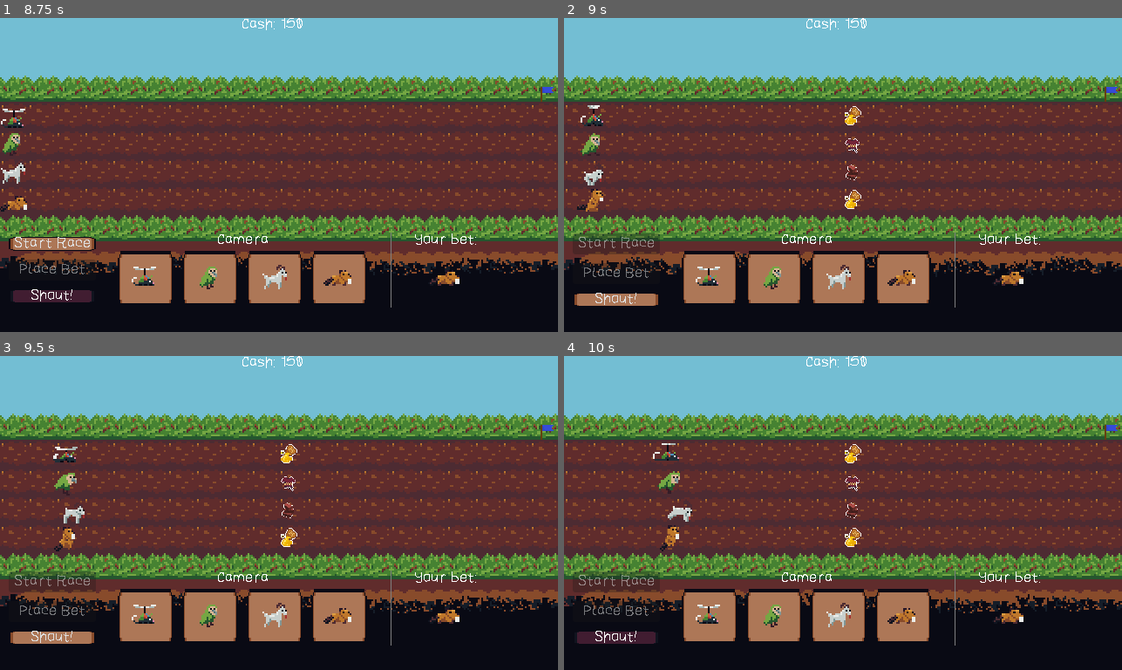
Above: before the commit, frames 1-4 (two rows, left to right).
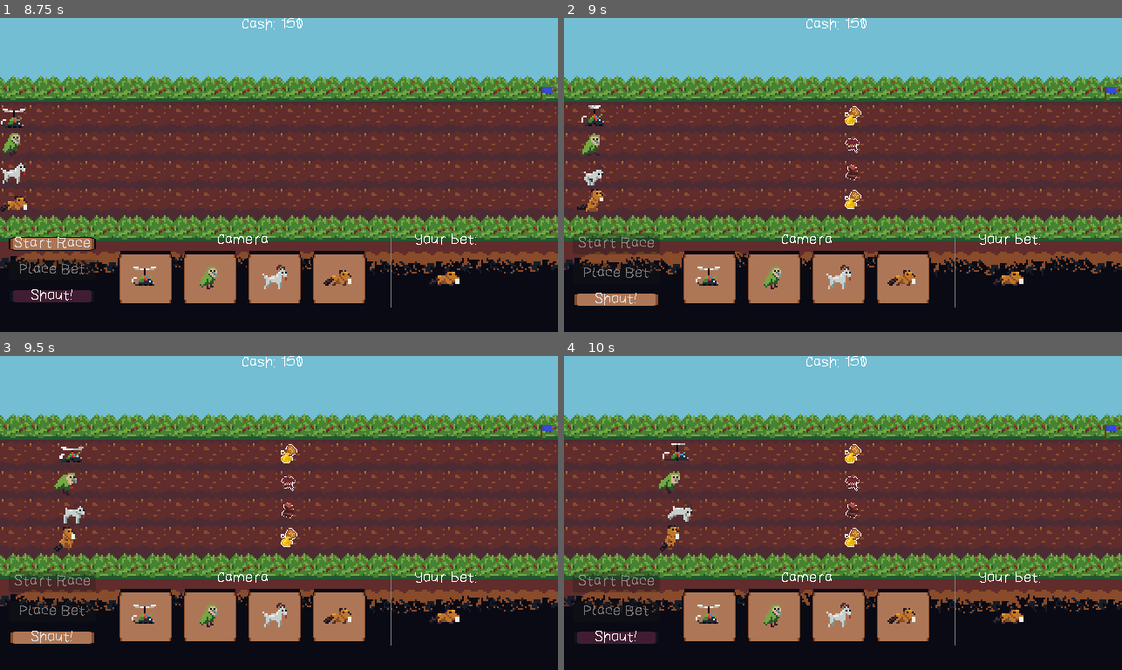
Above: after the commit, the same moments.

Repository: jame581/FastAndFocused
Game: Godot game, scene res://maps/main_menu.tscn
Same seed, same stepped clock (60 frames per second), same inputs: the game is played once before the commit and once after it.
Inputs:
- Up to frame 1 (8.75 s): click "Play" at 0.5 s; click "Place Bet" at 1.25 s; click "Start Race" at 2 s; click "Start Race" at 2.75 s; click "Shout!" at 3.5 s; click "Odds: 2.5" at 4.25 s; click "Odds: 3.16" at 5 s; click "Odds: 1.42" at 5.75 s; click "Odds: 5.74" at 6.5 s; click "Bet 50 on ME!" at 7.25 s; click "Shout!" at 8 s
- Up to frame 2 (9 s): click "Start Race" at 8.75 s
- Up to frame 3 (9.5 s): no input
- Up to frame 4 (10 s): click "Shout!" at 9.5 s

Frame 1 is identical in both runs. In frame 2, less than 0.1% of the frame differs, in the area x 2-8%, y 27-35%; in frame 3, 0.1%; in frame 4, 0.2%, in the area x 15-23%, y 27-34%.

Commit message:
speed adjust and audio fix

Diff:
--- a/source/scenes/animals/rat.tscn
+++ b/source/scenes/animals/rat.tscn
@@ -204,11 +204,11 @@
 
 [node name="Rat" instance=ExtResource("1_dwh45")]
 id = 5
-speed_array = Array[float]([85.0, 85.0, 85.0])
+speed_array = Array[float]([95.0, 90.0, 90.0])
 obstacle_effect_dict = {
 1: -15.0,
-2: 15.0,
-3: -25.0,
+2: 20.0,
+3: -20.0,
 4: -15.0,
 5: 10.0,
 6: -10.0
--- a/source/scripts/audio_manager.gd
+++ b/source/scripts/audio_manager.gd
@@ -84,4 +84,5 @@
 	can_shout = true
 
 func handle_game_over() -> void:
+	$CrowdAudio.stop()
 	$GameOver.play()
Not shown: 1 places in source/maps/main_menu.tscn that only renumber resources
Not shown: 1 places in source/maps/race_level.tscn that only renumber resources
